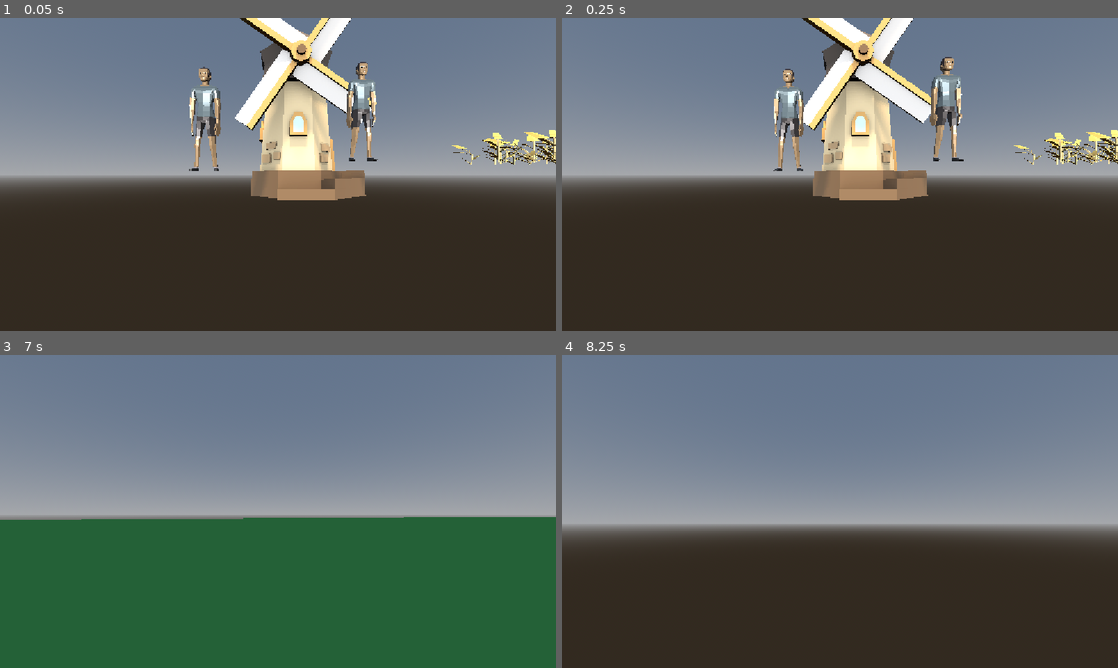
Above: before the commit, frames 1-4 (two rows, left to right).
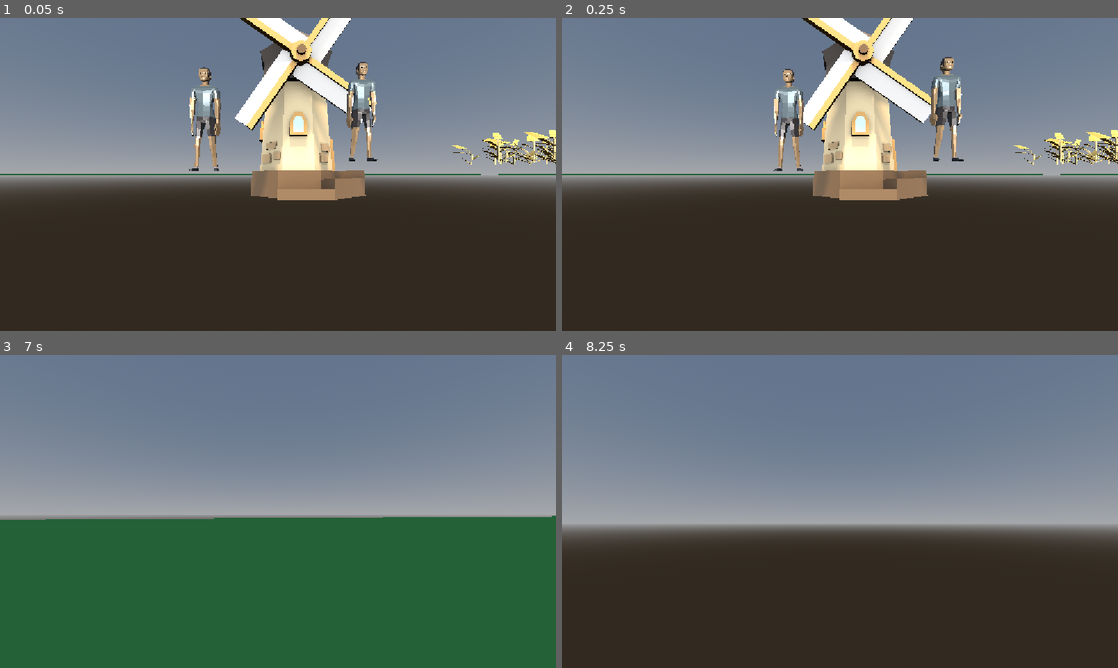
Above: after the commit, the same moments.

Repository: StevenChurchill671/realEconomy
Game: Godot game, scene res://root.tscn
Same seed, same stepped clock (60 frames per second), same inputs: the game is played once before the commit and once after it.
Inputs (mouse positions are in pixels of both pictures, inside the frame that each line leads up to):
- Up to frame 1 (0.05 s): no input
- Up to frame 2 (0.25 s): no input
- Up to frame 3 (7 s): move the mouse to (305, 511) at 0.52 s; hold W (up) 0.53-5.78 s; tap Space (jump) at 0.77, 1.52, 3.02, 3.5, 3.77, 4.52, 5.75, 6.02, 6.77 s; move the mouse to (250, 511) at 1.27 s; move the mouse to (289, 505) at 2.02 s; tap Enter at 2.75, 4.25, 6.5 s; move the mouse to (272, 517) at 2.77 s; move the mouse to (316, 514) at 3.52 s; move the mouse to (233, 508) at 4.27 s; move the mouse to (283, 511) at 5.02 s; move the mouse to (255, 505) at 5.77 s; hold D (right) 5.78-6.53 s; move the mouse to (305, 511) at 6.52 s; hold W (up) from 6.53 s (still down)
- Up to frame 4 (8.25 s): keep holding W (up); move the mouse to (812, 511) at 7.27 s; tap Space (jump) at 7.52, 8 s; move the mouse to (851, 505) at 8.02 s

The runs differ from the first frame. In frame 1, 0.3% of the frame differs, in the area x 0-100%, y 49-51%; in frame 2, 0.3%; in frame 3, less than 0.1%; in frame 4, nothing differs.
Error in both runs: Invalid call. Nonexistent function 'setupFaction' in base 'Nil'. (res://faction_holder.gd:11)

Commit message:
Add files via upload

Diff:
--- a/real-economy/farm.gd
+++ b/real-economy/farm.gd
@@ -9,8 +9,8 @@
 	#workersToiling
 
 
-	workNeeded  = 2000
-	maxWorkNeeded = 2000
+	workNeeded  = 200
+	maxWorkNeeded = 200
 
 func returnSkillType() -> skillNeeded:
 	return skillNeeded.farmLabourSkill
--- a/real-economy/location.gd
+++ b/real-economy/location.gd
@@ -18,6 +18,7 @@
 var maxWorkNeeded : int
 @export
 var itemConsumed : Item
+@export
 var runner : Person
 var enoughItemsToConsume : bool = false
 enum skillNeeded {millLabourSkill,farmLabourSkill}
@@ -54,15 +55,17 @@
 
 			workNeeded = (maxWorkNeeded + (workNeeded - thisWorker.skillBeingUsed ))
 			itemProduced.amount += 1
-			if itemProduced.amount > 5:
 
-				getRunner(itemProduced, thisWorker, getLocationThatConsumes(itemProduced))
 	workersToiling.erase(thisWorker)
 	slotsAvailable +=1
-	#print(str(workNeeded))
+	print(str(workNeeded))
 	#print(str(slotsAvailable))
 	thisTimer.queue_free()
-	thisWorker.currentTask = null
+	if itemProduced.amount > 5:
+		print(str(itemProduced.amount))
+		getRunner(itemProduced, runner, getLocationThatConsumes(itemProduced))
+	else:
+		thisWorker.currentTask = null
 
 
 func returnSkillType() -> skillNeeded:
@@ -71,10 +74,16 @@
 func getRunner(thisItem : Item, thisRunner : Person, runnerTarget : Location):
 
 	thisRunner.currentTask = runnerTarget
-func getLocationThatConsumes(thisItem : Item):
-	var currentLocation : Location =  null
+func getLocationThatConsumes(thisItem : Item) -> Location:
+	var currentDistance : float
+	var bestDistance : float = 100000000000
 	var bestLocation : Location  = null
 	for theLocation in ownerOf.ownedLocations:
-		currentLocation = theLocation
+
 		if theLocation.itemConsumed == thisItem:
-			self.global_transform.origin.distance_to(theLocation.origin)
+			currentDistance =self.global_transform.origin.distance_to(theLocation.global_position)
+			if currentDistance < bestDistance:
+				bestDistance = currentDistance
+				bestLocation = theLocation
+
+	return bestLocation
--- a/real-economy/person.gd
+++ b/real-economy/person.gd
@@ -51,6 +51,9 @@
 			localEmployer.addEmployee(self)
 var speed = 2
 var target : Vector3
+
+@export
+var isRunner : bool = false
 ##link to employmentType
 @export
 var employment : employmentType = employmentType.new()
@@ -82,19 +85,20 @@
 func _process(delta: float) -> void:
 	if !is_inside_tree():
 		return
-	assignEmployeesToWork()
+
 	if currentTask != null:
 		target = currentTask.global_position
 		velocity = global_position.direction_to(target) * speed
 		move_and_slide()
 		return
+	else:
+		assignEmployeesToWork()
 	velocity = global_position.direction_to(target) * speed
 	move_and_slide()
 
 
 func assignEmployeesToWork():
 	for localEmployee : Person in employees:
-
 
 		var bestLocation : Location = null
 		var bestScore : int = -1
@@ -108,7 +112,8 @@
 			localEmployee.skillBeingUsed = localEmployee.getSkillNeeded(bestLocation)
 			bestLocation.addWorkerToThis(localEmployee)
 			localEmployee.currentTask = bestLocation
-
+			if localEmployee.inWorkArea:
+				bestLocation.setWorkerWorking(localEmployee)
 
 ##discovery function called on an employee employee.getskills to determine
 ##which role they are suited to
--- a/real-economy/test_location.tscn
+++ b/real-economy/test_location.tscn
@@ -37,6 +37,7 @@
 ownerOf = NodePath("../Employer")
 
 [node name="MeshInstance3D" type="MeshInstance3D" parent="." unique_id=1587858785]
+transform = Transform3D(1, 0, 0, 0, 1, 0, 0, 0, 1, -0.08258629, -3.8146973e-06, -0.22210503)
 mesh = SubResource("PlaneMesh_yf5fn")
 
 [node name="StaticBody3D" type="StaticBody3D" parent="MeshInstance3D" unique_id=1380282635]
@@ -89,3 +90,8 @@
 [node name="WorldEnvironment" parent="." unique_id=1392957840 instance=ExtResource("7_uprbi")]
 
 [node name="Player" parent="." unique_id=1116856109 instance=ExtResource("8_thsex")]
+
+[node name="runner" parent="." unique_id=1281545722 node_paths=PackedStringArray("employer") instance=ExtResource("3_0yauj")]
+transform = Transform3D(1, 0, 0, 0, 1, 0, 0, 0, 1, 0.5694008, -1.9073486e-06, 12.109846)
+employer = NodePath("../Employer")
+isRunner = true
